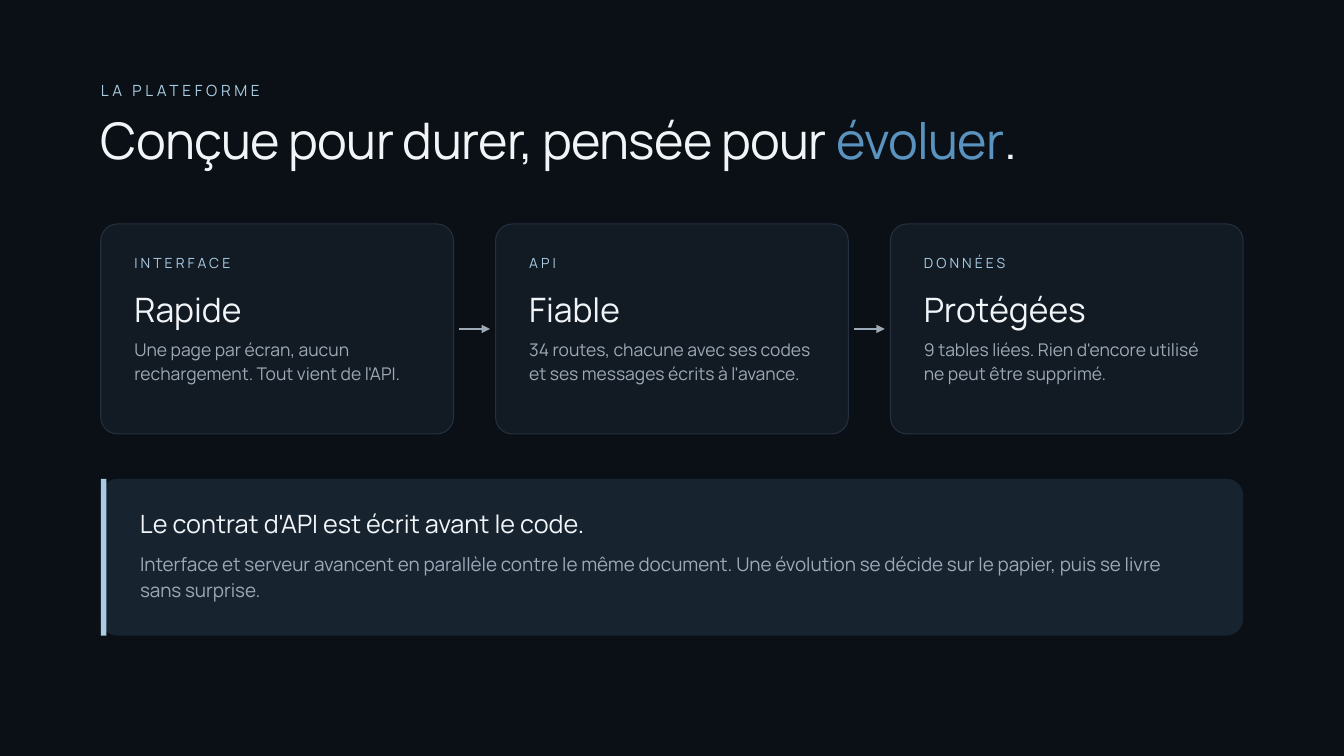
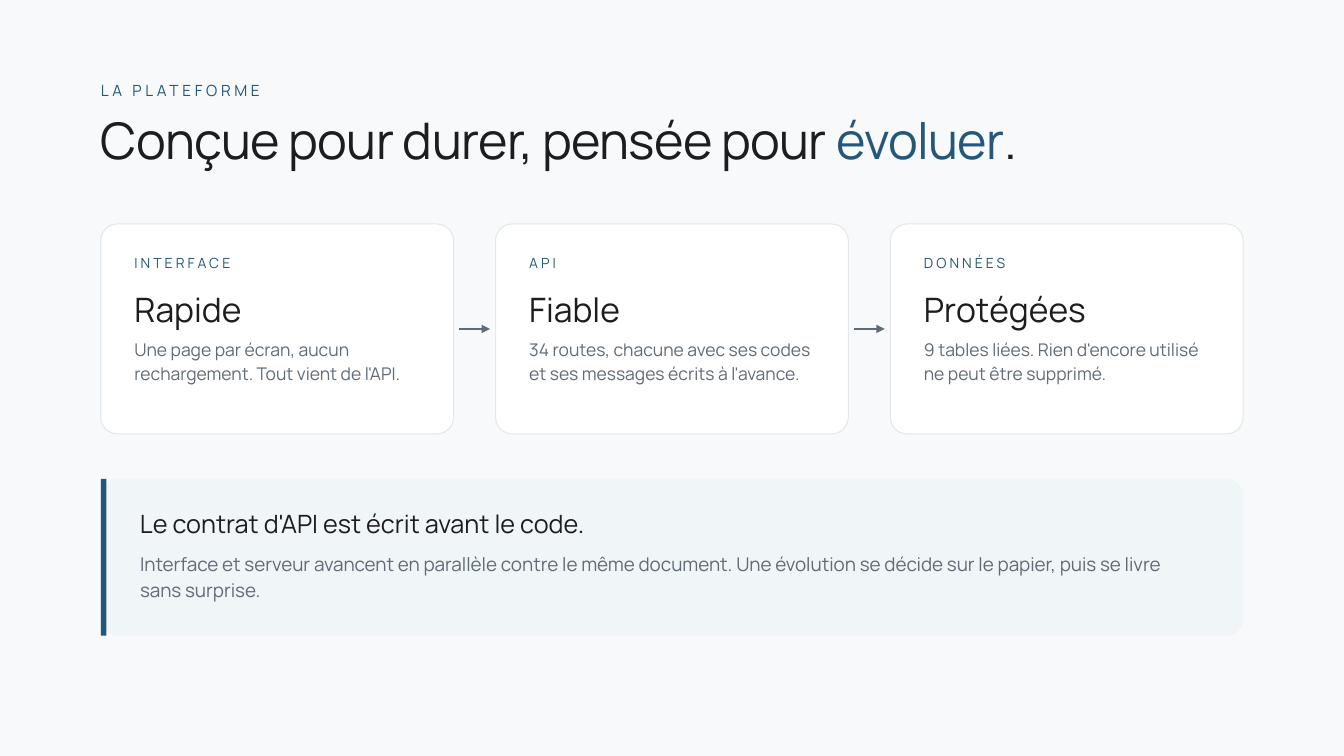
Before and after one commit to Yohan-AVRONSART/Projets, a slide deck: slide 7 of docs/YIA_Jobs_soutenance.pptx. Drawn at 1344x756 pixels with LibreOffice and Linux fonts; fonts in the diff are those of the drawing. Boxes give left, top, right and bottom in pixels: in the first picture for what was removed or moved away, otherwise in the second. Text is boxed around its words. In the diff, an @@ line names an element or a change of style, - is before the commit and + after.

```diff
--- a/docs/YIA_Jobs_soutenance.pptx
+++ b/docs/YIA_Jobs_soutenance.pptx
@@ background #0B1016 to #F7F9FB @@
@@ text "Conçue pour durer, pensée pour ..." at [101, 119, 1018, 171]: text colour #F2F5F8 to #1D1D1F in "Conçue pour durer, pensée pour évoluer."; text colour gradient #5A93BF to #A9CCE3 to #24577A in "évoluer." @@
@@ fill #121A23 to #FFFFFF; outline #243040 0.75 pt to #E2E8ED 0.75 pt in 3 elements at [101, 224, 454, 434], [496, 224, 849, 434], [890, 224, 1243, 434] @@
@@ text colour #A9CCE3 to #24577A in 4 elements at [101, 79, 1243, 119], [134, 257, 230, 268], [529, 258, 556, 268], [924, 255, 1005, 268] @@
@@ arrow (460, 329) - (490, 329): stroke #9CA9B6 1.25 pt to #5F6B76 1.25 pt @@
@@ arrow (854, 329) - (885, 329): stroke #9CA9B6 1.25 pt to #5F6B76 1.25 pt @@
@@ rounded rectangle at [101, 479, 1243, 636]: fill #182330 to #F0F5F8 @@
@@ rectangle at [101, 479, 107, 636]: fill #A9CCE3 to #24577A @@
@@ text colour #F2F5F8 to #1D1D1F in 4 elements at [134, 297, 241, 330], [529, 297, 620, 323], [924, 295, 1086, 331], [140, 513, 584, 534] @@
@@ text colour #9CA9B6 to #5F6B76 in 4 elements at [134, 342, 400, 385], [529, 343, 811, 385], [924, 342, 1198, 384], [140, 556, 1161, 602] @@
```
Also in this commit, not shown: 10 other slides changed, 1 other file.
